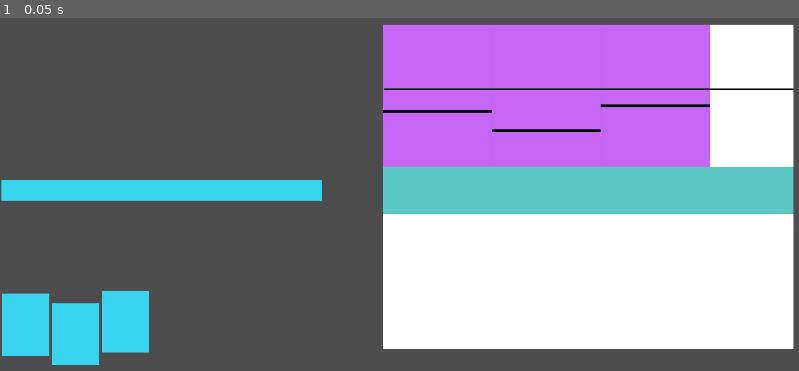
Above: before the commit, frame 1.
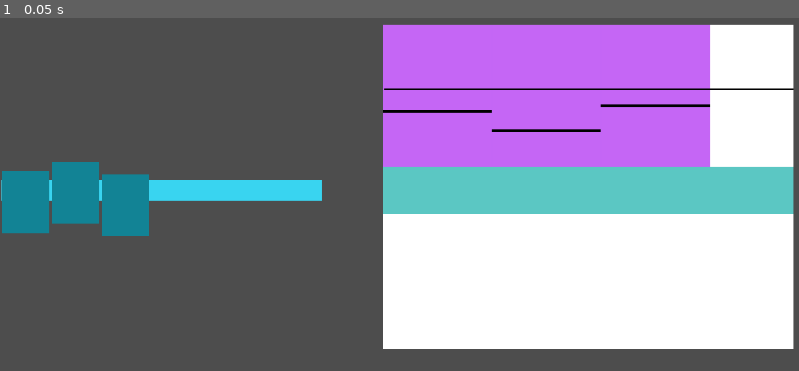
Above: after the commit, the same moment.

Repository: dbm19/key_game
Game: Godot game, scene res://gameplay_screen.tscn
The game is run twice, just before and just after one commit, with the same random seed, the same clock (stepped at 60 frames per second) and the same inputs.
Inputs:
- Up to frame 1 (0.05 s): no input

The runs differ from the first frame. In frame 1, 6.2% of the frame differs, in the area x 0-19%, y 40-99%.

Commit message:
Improved teeth position, but still not great

Diff:
--- a/key.gd
+++ b/key.gd
@@ -29,9 +29,13 @@
 	key_tooth_2_scene_instance = key_tooth_2_scene.instantiate()
 	key_tooth_3_scene_instance = key_tooth_3_scene.instantiate()
 
-	key_tooth_1_scene_instance.position.y += Global.pin_line_position_1 * 100
-	key_tooth_2_scene_instance.position.y += Global.pin_line_position_2 * 100
-	key_tooth_3_scene_instance.position.y += Global.pin_line_position_3 * 100
+	#key_tooth_1_scene_instance.position.y += Global.pin_line_position_1 * 100
+	#key_tooth_2_scene_instance.position.y += Global.pin_line_position_2 * 100
+	#key_tooth_3_scene_instance.position.y += Global.pin_line_position_3 * 100
+
+	key_tooth_1_scene_instance.position.y += Global.pin_line_position_1 * -100
+	key_tooth_2_scene_instance.position.y += Global.pin_line_position_2 * -100
+	key_tooth_3_scene_instance.position.y += Global.pin_line_position_3 * -100
 
 	key_tooth_1_scene_instance.position.x = key_tooth_1_marker.position.x
 	key_tooth_2_scene_instance.position.x = key_tooth_2_marker.position.x
--- a/key_tooth.tscn
+++ b/key_tooth.tscn
@@ -3,13 +3,14 @@
 [ext_resource type="Script" path="res://key_tooth.gd" id="1_jnqq4"]
 
 [sub_resource type="Gradient" id="Gradient_16o5n"]
-colors = PackedColorArray(0.223529, 0.835294, 0.941176, 1, 0.223529, 0.835294, 0.941176, 1)
+offsets = PackedFloat32Array(0.005, 1)
+colors = PackedColorArray(0.0722551, 0.516697, 0.588227, 1, 0.0705882, 0.517647, 0.588235, 1)
 
 [sub_resource type="GradientTexture1D" id="GradientTexture1D_d5jwc"]
 gradient = SubResource("Gradient_16o5n")
 
 [node name="KeyTooth" type="Node2D"]
-position = Vector2(355, 182)
+position = Vector2(0, 29)
 script = ExtResource("1_jnqq4")
 
 [node name="KeyToothSprite" type="Sprite2D" parent="."]
